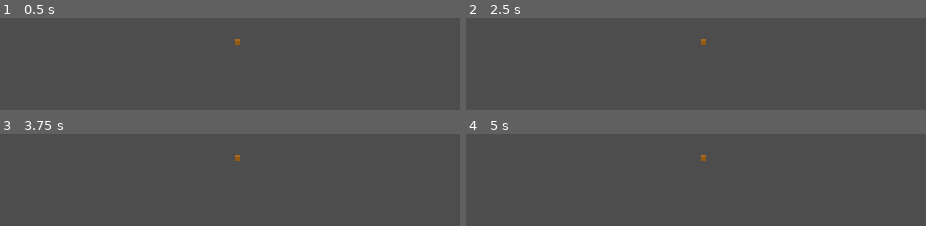
Above: before the commit, frames 1-4 (two rows, left to right).
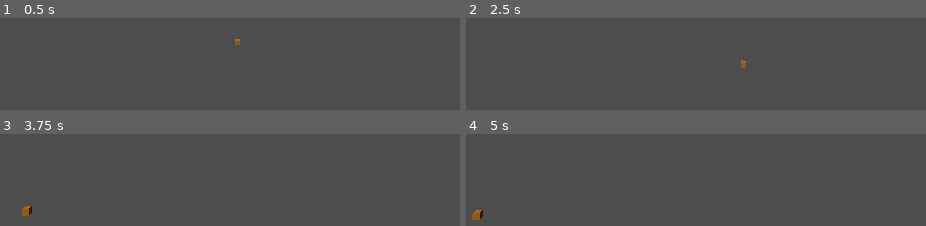
Above: after the commit, the same moments.

Repository: tlegorju/DirtJam
Game: Godot game, scene res://Scenes/terrain.tscn
Same seed, same stepped clock (60 frames per second), same inputs: the game is played once before the commit and once after it.
Inputs:
- Up to frame 1 (0.5 s): no input
- Up to frame 2 (2.5 s): tap Enter at 0.5, 2 s; hold D (move_right, bound only after the commit) 0.53-1.28 s; tap Space at 1.25 s; hold S (move_backward, bound only after the commit) 1.28-2.03 s; hold D (move_right, bound only after the commit) from 2.03 s (still down)
- Up to frame 3 (3.75 s): tap Space at 2.75 s; release D (move_right, bound only after the commit) at 2.78 s; hold W (move_forward, bound only after the commit) 2.78-3.53 s; tap Enter at 3.5 s; hold A (move_left, bound only after the commit) from 3.53 s (still down)
- Up to frame 4 (5 s): keep holding A (move_left, bound only after the commit); tap Space at 4.25 s

Frame 1 is identical in both runs. In frame 2, 0.2% of the frame differs, in the area x 51-61%, y 22-55%; in frame 3, 0.3%; in frame 4, 0.3%, in the area x 1-53%, y 22-94%.

Commit message:
added specular and finished beginner tasks !

Diff:
--- a/Compositors/comp_terrain.tres
+++ b/Compositors/comp_terrain.tres
@@ -26,16 +26,16 @@
 lacunarity = 1.991
 frequency_variance = Vector2(-0.085, 0.115)
 height_scale = 90.9
-dist_slice_lod = 100.0
+dist_slice_lod = 30.0
 slope_damping = 0.155
 slope_threshold = Vector2(0.84, 0.98)
 low_slope_color = Color(1, 1, 1, 1)
 high_slope_color = Color(0.101961, 0.0588235, 0.0470588, 1)
-min_dist_fog = 100.0
-max_dist_fog = 400.0
-exp_fog_density = 2.0
+min_dist_fog = -1.0
+max_dist_fog = 600.0
+exp_fog_density = 1.0
 fog_color = Color(0.5, 0.5, 0.5, 1)
-exp_squared_fog_enabled = false
+exp_squared_fog_enabled = true
 ambient_light = Color(0.192157, 0.270588, 0.301961, 1)
 metadata/_custom_type_script = "uid://bgasurls8rd12"
 
--- a/Scenes/terrain.tscn
+++ b/Scenes/terrain.tscn
@@ -1,6 +1,7 @@
-[gd_scene load_steps=5 format=3 uid="uid://dpdvkvp64jr2d"]
+[gd_scene load_steps=6 format=3 uid="uid://dpdvkvp64jr2d"]
 
 [ext_resource type="Compositor" uid="uid://dkjm3rrp03dvv" path="res://Compositors/comp_terrain.tres" id="1_rj3fk"]
+[ext_resource type="Script" uid="uid://bmopgvwbq20vx" path="res://Scripts/camera_controller.gd" id="2_62tj5"]
 
 [sub_resource type="Environment" id="Environment_38ihm"]
 
@@ -21,6 +22,7 @@
 
 [node name="Camera3D" type="Camera3D" parent="."]
 transform = Transform3D(1, 0, 0, 0, 1, 0, 0, 0, 1, 0, 24.8188, 70.0006)
+script = ExtResource("2_62tj5")
 
 [node name="MeshInstance3D" type="MeshInstance3D" parent="."]
 mesh = SubResource("BoxMesh_wuvof")
--- /dev/null
+++ b/Scripts/camera_controller.gd
@@ -0,0 +1,28 @@
+extends Camera3D
+
+@export var moveSpeed=20.0
+@export var rotSpeed = 5.0
+
+func _process(delta: float) -> void:
+	var moveDir = 0.0
+	var rotDir = 0.0
+	var moveUpDir = 0.0
+
+	if Input.is_action_pressed("move_forward"):
+		moveDir = 1.0
+	elif Input.is_action_pressed("move_backward"):
+		moveDir = -1.0
+
+	if Input.is_action_pressed("move_right"):
+		rotDir = -1.0
+	elif Input.is_action_pressed("move_left"):
+		rotDir = 1.0
+
+	if Input.is_action_pressed("move_up"):
+		moveUpDir = 1.0
+	elif Input.is_action_pressed("move_down"):
+		moveUpDir = -1.0
+
+	rotate(get_global_transform().basis.y, delta * rotSpeed * rotDir)
+	translate(Vector3(0.0,0.0,-1.0) * delta * moveSpeed * moveDir)
+	translate(get_global_transform().basis.y.normalized() * delta * moveSpeed * moveUpDir)
--- a/Scripts/draw_terrain.gd
+++ b/Scripts/draw_terrain.gd
@@ -84,6 +84,8 @@
 
 ## Additive light adjustment
 @export var ambient_light : Color = Color.DIM_GRAY
+@export var specular_power = 2.0
+@export var specular_intensity = 5.0
 
 
 var transform : Transform3D
@@ -369,8 +371,8 @@
 	buffer.push_back(exp_fog_density)
 	buffer.push_back(exp_squared_fog_enabled)
 	buffer.push_back(dist_slice_lod)
-	buffer.push_back(1.0)
-	buffer.push_back(1.0)
+	buffer.push_back(specular_power)
+	buffer.push_back(specular_intensity)
 	buffer.push_back(1.0)
 
 
@@ -549,12 +551,25 @@
 			// Lambertian diffuse, negative dot product values clamped off because negative light doesn't exist
 			float ndotl = clamp(dot(_LightDirection, normal), 0, 1);
 
+			// Calculate Specular Factor
+			vec4 specularColor = vec4(0.0,0.0,0.0,0.0);
+
+			vec3 vertexToEye = normalize(_CameraPos - pos);
+			vec3 lightReflect = normalize(reflect(_LightDirection, normal));
+			float specularFactor = dot(vertexToEye, lightReflect);
+
+			if(specularFactor > 0){
+				specularFactor = pow(specularFactor, _SpecularPower);
+				specularColor = vec4(albedo.rgb * _SpecularIntensity * specularFactor, 1.0);
+			}
+
 			// Direct light cares about the diffuse result, ambient light does not
 			vec4 direct_light = albedo * ndotl;
 			vec4 ambient_light = albedo * _AmbientLight;
+			vec4 specular_light = specularFactor * specularColor;
 
 			// Combine lighting values, clip to prevent pixel values greater than 1 which would really really mess up the gamma correction below
-			vec4 lit = clamp(direct_light + ambient_light, vec4(0), vec4(1));
+			vec4 lit = clamp(direct_light + ambient_light + specular_light, vec4(0), vec4(1));
 
 			lit = mix(_FogColor, lit, ComputeFogFactor());
 
@@ -611,6 +626,8 @@
 			float _ExpFogDensity;
 			bool _ExpSquaredFogEnabled;
 			float _DistSliceLod;
+			float _SpecularPower;
+			float _SpecularIntensity;
 		};
 		"
 
@@ -717,7 +734,7 @@
 			mat2 m2i = inverse(m2);
 
 			float division = floor(distToCam / _DistSliceLod);
-			int octaves= int( _Octaves / division);
+			int octaves= int( _Octaves - division);
 
 			octaves = clamp(octaves, 1, int(_Octaves));
 
--- a/project.godot
+++ b/project.godot
@@ -14,3 +14,36 @@
 run/main_scene="res://Scenes/terrain.tscn"
 config/features=PackedStringArray("4.4", "Forward Plus")
 config/icon="res://icon.svg"
+
+[input]
+
+move_forward={
+"deadzone": 0.2,
+"events": [Object(InputEventKey,"resource_local_to_scene":false,"resource_name":"","device":-1,"window_id":0,"alt_pressed":false,"shift_pressed":false,"ctrl_pressed":false,"meta_pressed":false,"pressed":false,"keycode":0,"physical_keycode":87,"key_label":0,"unicode":122,"location":0,"echo":false,"script":null)
+]
+}
+move_left={
+"deadzone": 0.2,
+"events": [Object(InputEventKey,"resource_local_to_scene":false,"resource_name":"","device":-1,"window_id":0,"alt_pressed":false,"shift_pressed":false,"ctrl_pressed":false,"meta_pressed":false,"pressed":false,"keycode":0,"physical_keycode":65,"key_label":0,"unicode":113,"location":0,"echo":false,"script":null)
+]
+}
+move_backward={
+"deadzone": 0.2,
+"events": [Object(InputEventKey,"resource_local_to_scene":false,"resource_name":"","device":-1,"window_id":0,"alt_pressed":false,"shift_pressed":false,"ctrl_pressed":false,"meta_pressed":false,"pressed":false,"keycode":0,"physical_keycode":83,"key_label":0,"unicode":115,"location":0,"echo":false,"script":null)
+]
+}
+move_right={
+"deadzone": 0.2,
+"events": [Object(InputEventKey,"resource_local_to_scene":false,"resource_name":"","device":-1,"window_id":0,"alt_pressed":false,"shift_pressed":false,"ctrl_pressed":false,"meta_pressed":false,"pressed":false,"keycode":0,"physical_keycode":68,"key_label":0,"unicode":100,"location":0,"echo":false,"script":null)
+]
+}
+move_up={
+"deadzone": 0.2,
+"events": [Object(InputEventKey,"resource_local_to_scene":false,"resource_name":"","device":-1,"window_id":0,"alt_pressed":false,"shift_pressed":false,"ctrl_pressed":false,"meta_pressed":false,"pressed":false,"keycode":0,"physical_keycode":69,"key_label":0,"unicode":101,"location":0,"echo":false,"script":null)
+]
+}
+move_down={
+"deadzone": 0.2,
+"events": [Object(InputEventKey,"resource_local_to_scene":false,"resource_name":"","device":-1,"window_id":0,"alt_pressed":false,"shift_pressed":false,"ctrl_pressed":false,"meta_pressed":false,"pressed":false,"keycode":0,"physical_keycode":81,"key_label":0,"unicode":97,"location":0,"echo":false,"script":null)
+]
+}
Not shown, added: Scripts/camera_controller.gd.uid
Not shown, added: task_list.txt
